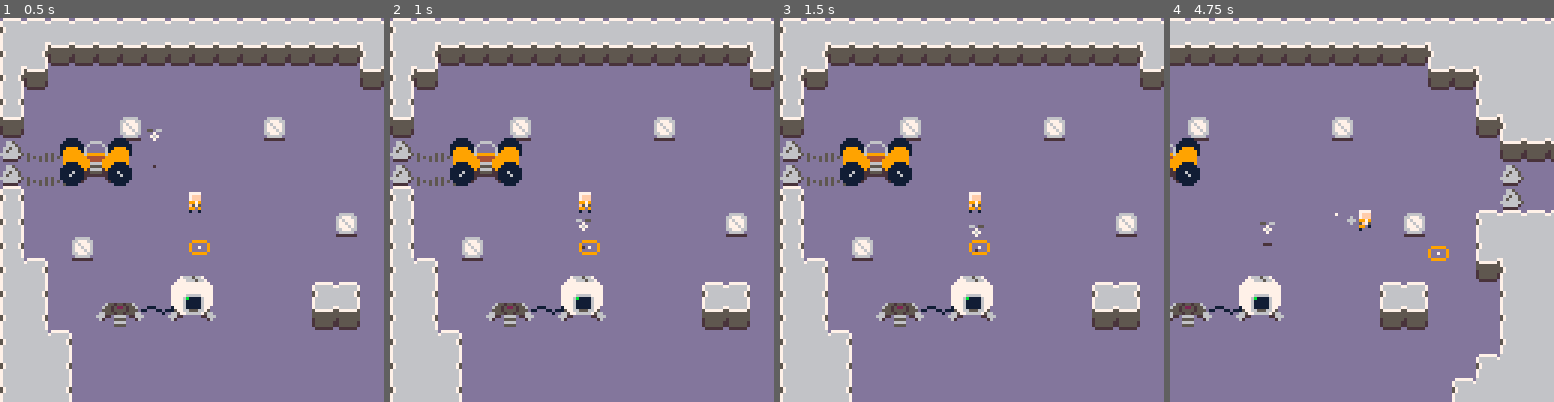
Above: before the commit, frames 1-4 (left to right).
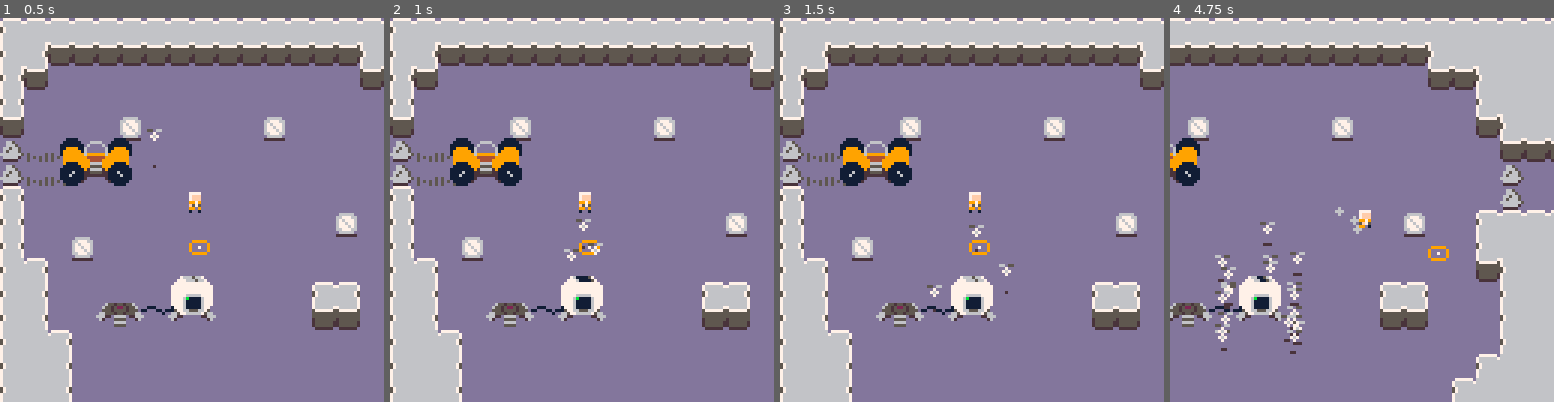
Above: after the commit, the same moments.

Repository: kevinthompson/moonbreak-p8
Game: PICO-8 cartridge moonbreak.p8
The game is run twice, just before and just after one commit, with the same random seed, the same clock (stepped at 60 frames per second) and the same inputs.
Inputs:
- Up to frame 1 (0.5 s): tap X (X key) at 0.33 s
- Up to frame 2 (1 s): tap O (Z key) at 0.7 s
- Up to frame 3 (1.5 s): tap X (X key) at 1.07 s
- Up to frame 4 (4.75 s): hold Right 1.6-2.1 s; tap O (Z key) every 0.4 s from 1.7 to 4.5 s; tap X (X key) at 1.85, 2.97, 4.08 s; hold Up 2.15-2.42 s; hold Right 2.47-3.03 s; hold Left 3.08-3.58 s; hold Down 3.63-3.97 s; hold Right 4.02-4.68 s; hold Up from 4.73 s (still down)

Frame 1 is identical in both runs. In frame 2, 0.2% of the frame differs, in the area x 45-56%, y 52-69%; in frame 3, 0.1%; in frame 4, 1.2%, in the area x 11-50%, y 49-88%.

Commit message:
feat: add bot recall animation

Diff:
--- a/moonbreak.p8
+++ b/moonbreak.p8
@@ -37,9 +37,9 @@
 #include scripts/utilities/debug.lua
 #include scripts/main.lua
 __gfx__
-0000000000000000555777708880033000000000550660000000000000000000001111000000000000000000000655e500000000000000000999990000000000
-00000000000000000006000028200b500000000000700000066666000000000001111110006666000000000000655e5200007666566700009000009000665000
-0070700000000000007770000200000000000000076700006b1111600000000011111111060000600000000000555e5500077766656670009007009000666500
+0000000000000000555777708880033000000000550660080000000000000000001111000000000000000000000655e500000000000000000999990000000000
+00000000000000000006000028200b500000000000700008066666000000000001111110006666000000000000655e5200007666566700009000009000665000
+0070700000000000007770000200000000000000076700026b1111600000000011111111060000600000000000555e5500077766656670009007009000666500
 0007000000000000077677000000000000000000007000006111116000000000119999116000000600000000066555e500777777777777009000009006656650
 0070700000000000076667000666000000000000000000006111116000000000199999916000000600000000666ee06607777777777777700999990006566650
 000000000000000007767700611700000000000000000000611111600500000519999999699999960000000006e0005507777777777777700000000066666665
--- a/scripts/entities/bot.lua
+++ b/scripts/entities/bot.lua
@@ -18,7 +18,7 @@
   ox = 0,
   oy = 0,
 
-  alert = false,
+  alert = 0,
 
   init = function(_ENV)
     entity.init(_ENV)
@@ -30,14 +30,9 @@
   end,
 
   draw = function(_ENV)
+    local alert_height = alert / 100 * 3
     sspr(40,0,5,4,x - width/2 + ox, y - height - elevation + oy, 5,4,rnd() > 0.5)
-
-    if alert then
-      local ax = x + ox
-      local ay = y + oy - elevation - height - 2
-      pset(ax,ay,2)
-      line(ax, ay - 1, ax, ay - 2, 8)
-    end
+    sspr(47,0,1,3,x + ox,y + oy - elevation - height - alert_height,1,alert_height)
   end,
 
   throw_at = function(_ENV, t)
@@ -82,9 +77,15 @@
     target = player
 
     async:call(function()
-      alert = true
-      wait(30)
-      alert = false
+      for i = 1,9 do
+        alert = i/9 * 100
+        yield()
+      end
+      wait(60)
+      for i = 9,0,-1 do
+        alert = i/9 * 100
+        yield()
+      end
     end)
   end,
 
--- a/scripts/entities/spawner.lua
+++ b/scripts/entities/spawner.lua
@@ -5,6 +5,9 @@
 
   update = function(_ENV)
     entity.update(_ENV)
+    if btnp(4) then
+      _ENV:spawn_bot()
+    end
   end,
 
   draw = function(_ENV)
Not shown, changed: the sound effects (__sfx__) section of moonbreak.p8
Not shown, changed: sprites.png
